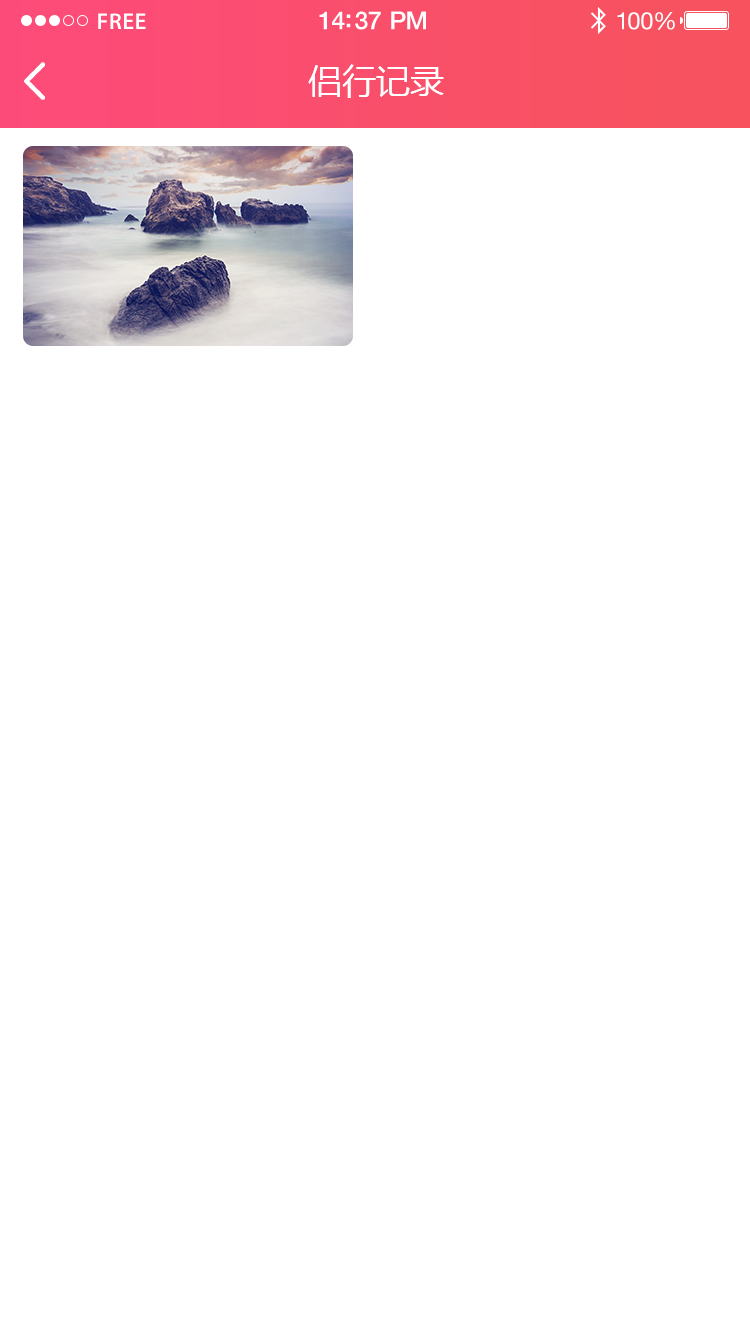
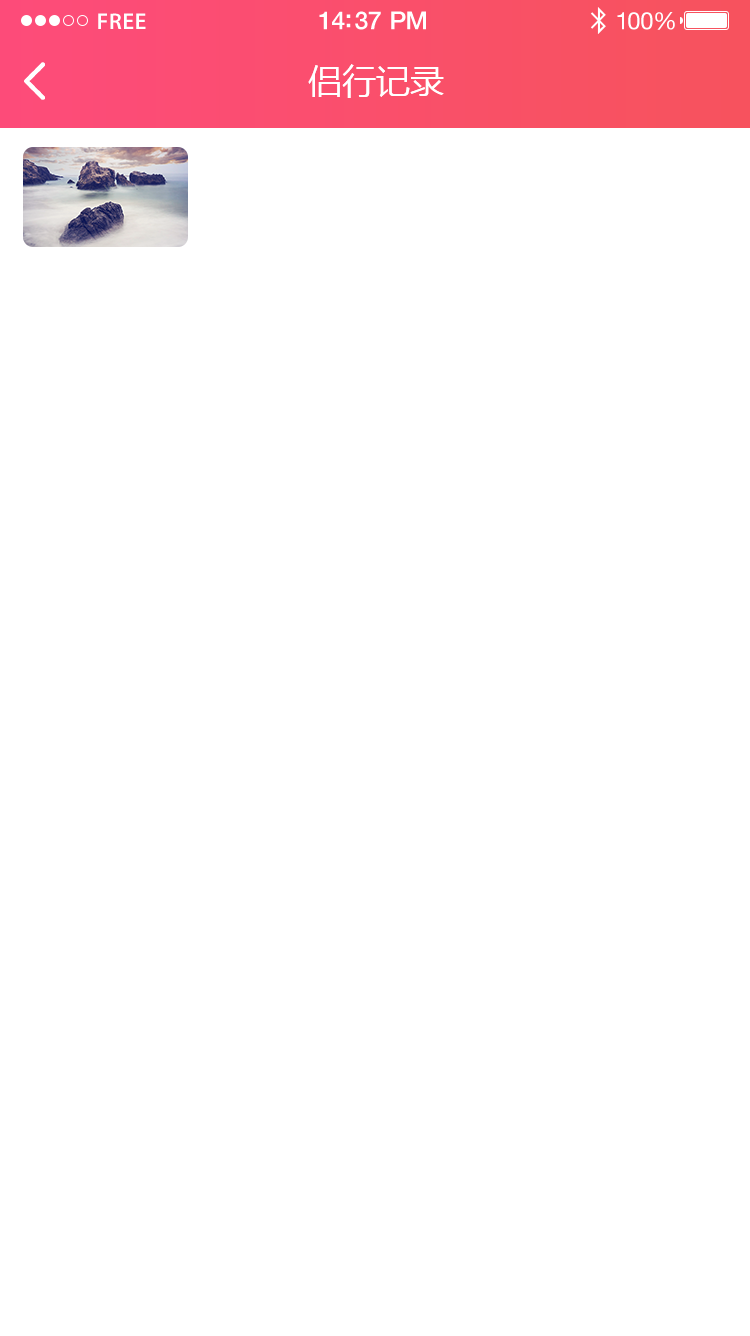
Two versions of the same layered image (750x1336). Layer-by-layer changes:
painted on "jhk-1500523191905" over 23, 146, 353, 346
painted on "圆角矩形 3" over 23, 146, 353, 346
